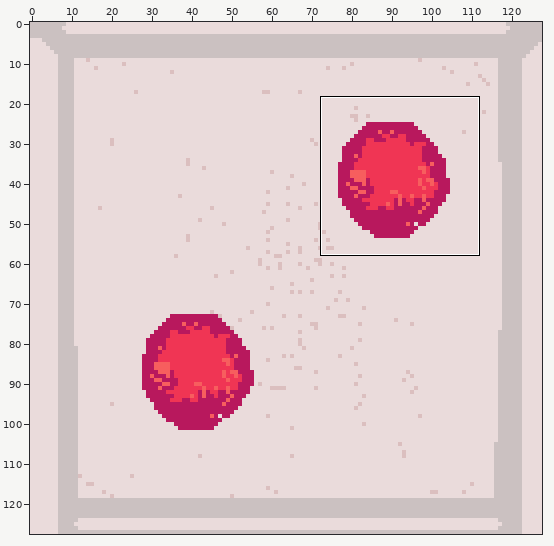
Edited in one commit: sprite sheet (assets/dice faces/d2.png). Above, an overview of the earlier version with the close-up marked.
Close-up. Before the edit:
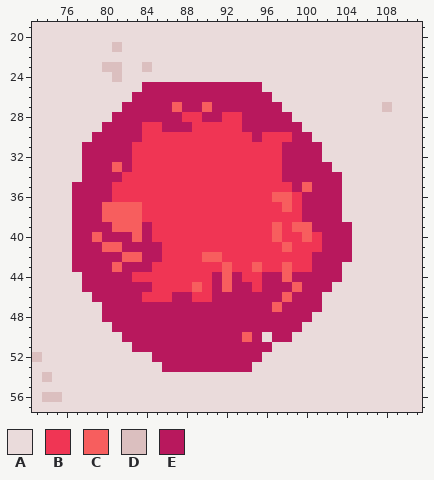
The file is 128x128 pixels. Shown: x 73..111, y 19..57. The commit also changed other parts of the picture, which this record leaves out.
Palette (. is transparent): A #eadbdb  B #f03554  C #f75e5e  D #dbbfbf  E #b8185d
Pixels before, first column x 73:
19 AAAAAAAAAAAAAAAAAAAAAAAAAAAAAAAAAAAAAAA
20 AAAAAAAAAAAAAAAAAAAAAAAAAAAAAAAAAAAAAAA
21 AAAAAAAADAAAAAAAAAAAAAAAAAAAAAAAAAAAAAA
22 AAAAAAAAAAAAAAAAAAAAAAAAAAAAAAAAAAAAAAA
23 AAAAAAADDAADAAAAAAAAAAAAAAAAAAAAAAAAAAA
24 AAAAAAAADAAAAAAAAAAAAAAAAAAAAAAAAAAAAAA
25 AAAAAAAAAAAEEEEEEEEEEEEAAAAAAAAAAAAAAAA
26 AAAAAAAAAAEEEEEEEEEEEEEEAAAAAAAAAAAAAAA
27 AAAAAAAAAEEEEECEECEEEEEEEAAAAAAAAAADAAA
28 AAAAAAAAEEEEEEEBBEEBBEEEEEAAAAAAAAAAAAA
29 AAAAAAAEEEEBBEEEBBBBBEEEEEEAAAAAAAAAAAA
30 AAAAAAEEEEEBBBBBBBBBBBEBBBEEAAAAAAAAAAA
31 AAAAAEEEEEBBBBBBBBBBBBBBBEEEEAAAAAAAAAA
32 AAAAAEEEEEBBBBBBBBBBBBBBBEEEEAAAAAAAAAA
33 AAAAAEEECEBBBBBBBBBBBBBBBEEEEEAAAAAAAAA
34 AAAAAEEEEBBBBBBBBBBBBBBBBEEEEEEAAAAAAAA
35 AAAAEEEEBBBBBBBBBBBBBBBBBBECEEEAAAAAAAA
36 AAAAEEEEBBBBBBBBBBBBBBBBCCBEEEEAAAAAAAA
37 AAAAEEECCCCBBBBBBBBBBBBBBCBEEEEAAAAAAAA
38 AAAAEEECCCCBBBBBBBBBBBBBBBBEEEEAAAAAAAA
39 AAAAEEEECCCEBBBBBBBBBBBBCBCCEEEEAAAAAAA
40 AAAAEECEEECEBBBBBBBBBBBBCBBCBEEEAAAAAAA
41 AAAAEEECCEEEEBBBBBBBBBBBBCBBBEEEAAAAAAA
42 AAAAEEEEECCEEBBBBCCBBBBBBBBBEEEEAAAAAAA
43 AAAAEEEECEEEBBBBBBBCBBCBBCBBEEEAAAAAAAA
44 AAAAAEEEEEBBBBBBBBECEBBEECEEEEEAAAAAAAA
45 AAAAAEEEEEEEBBBBCBECEEBEEECEEEAAAAAAAAA
46 AAAAAAEEEEEBBBEEBBEEEEEEECEEEAAAAAAAAAA
47 AAAAAAAEEEEEEEEEEEEEEEEECEEEEAAAAAAAAAA
48 AAAAAAAEEEEEEEEEEEEEEEEEEEEEAAAAAAAAAAA
49 AAAAAAAAEEEEEEEEEEEEEEEEEEEAAAAAAAAAAAA
50 AAAAAAAAAEEEEEEEEEEEECEAEEAAAAAAAAAAAAA
51 AAAAAAAAAAEEEEEEEEEEEEEEAAAAAAAAAAAAAAA
52 DAAAAAAAAAAAEEEEEEEEEEEAAAAAAAAAAAAAAAA
53 AAAAAAAAAAAAAEEEEEEEEEAAAAAAAAAAAAAAAAA
54 ADAAAAAAAAAAAAAAAAAAAAAAAAAAAAAAAAAAAAA
55 AAAAAAAAAAAAAAAAAAAAAAAAAAAAAAAAAAAAAAA
56 ADDAAAAAAAAAAAAAAAAAAAAAAAAAAAAAAAAAAAA
57 AAAAAAAAAAAAAAAAAAAAAAAAAAAAAAAAAAAAAAA
Now the later version:
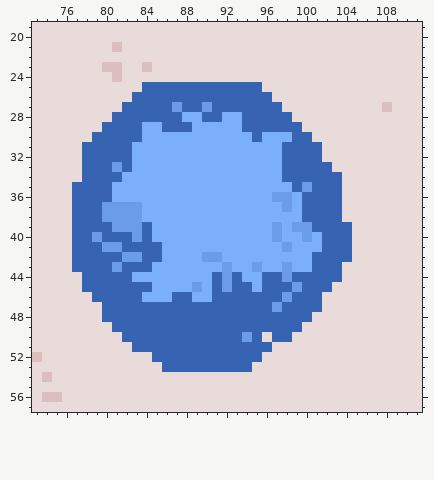
The exact change:
colour B: #f03554 -> #7baffb
colour C: #f75e5e -> #6a9ce9
colour E: #b8185d -> #3763b3
Where, in picture pixels (left, top, right, bottom), the same in both close-ups:
changed: (72, 82, 352, 372)
